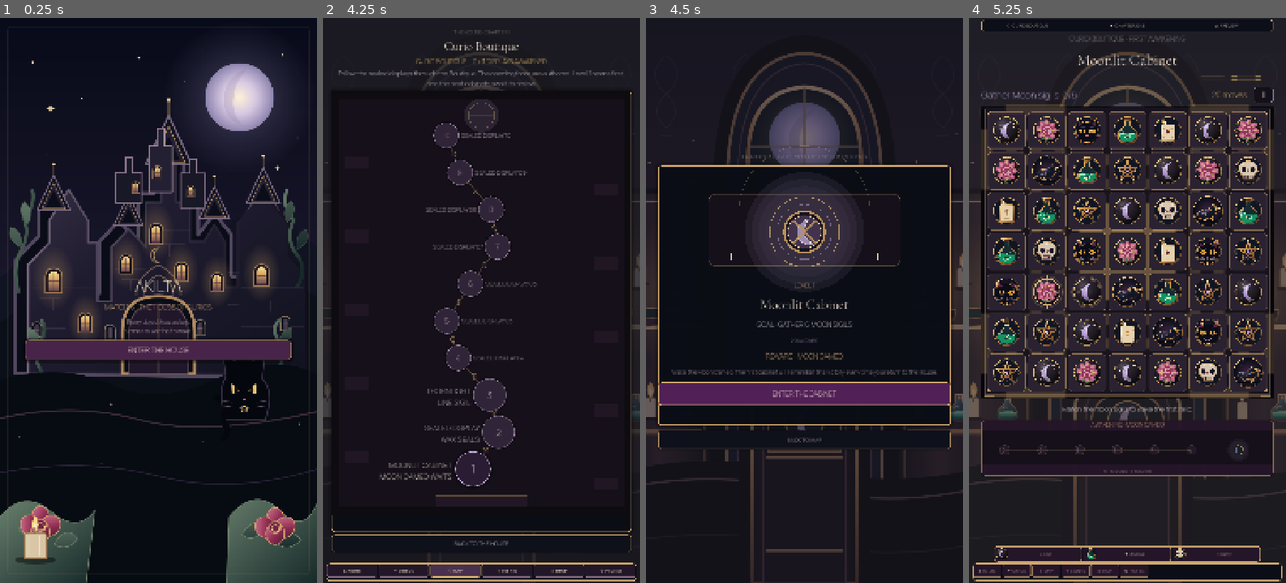
Above: before the commit, frames 1-4 (left to right).
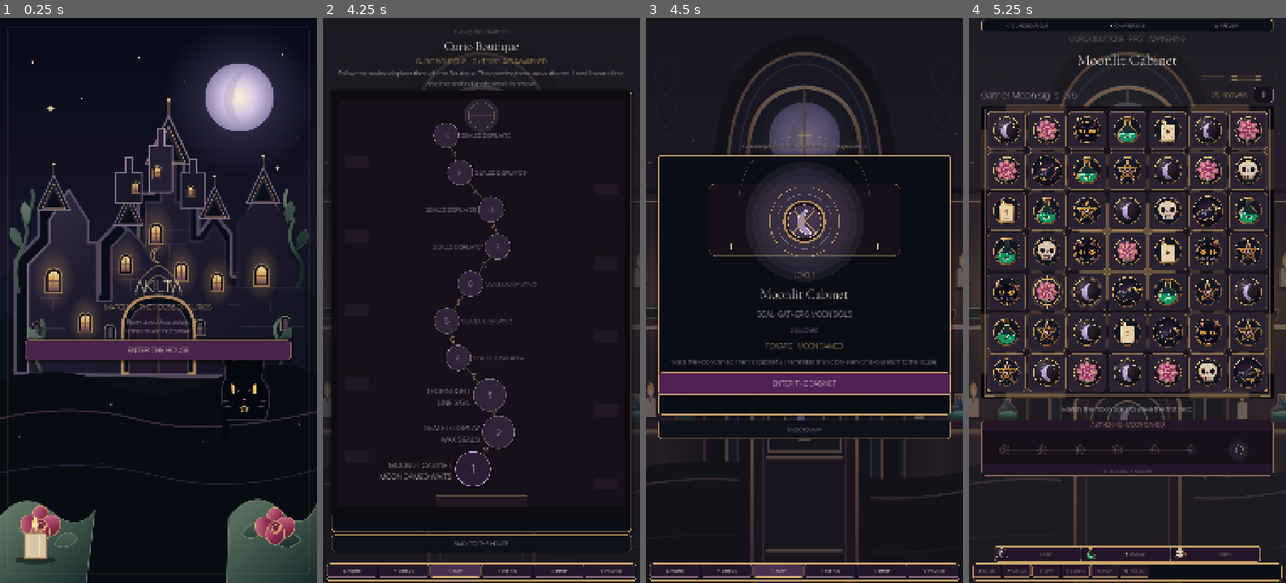
Above: after the commit, the same moments.

Repository: Jay-prodesign/akilta-match3
Game: Godot game, scene res://src/app/app_bootstrap.tscn
Same seed, same stepped clock (60 frames per second), same inputs: the game is played once before the commit and once after it.
Inputs:
- Up to frame 1 (0.25 s): no input
- Up to frame 2 (4.25 s): click "ENTER THE HOUSE" at 0.5 s; click "RELIQUARY · 0 / 3" at 1.25 s; click "⌂ HOUSE" at 2 s; click "OPEN CURIO MAP" at 2.75 s; click "CURIO BOUTIQUE Rare finds · L…" at 3.5 s
- Up to frame 3 (4.5 s): click "1" at 4.25 s
- Up to frame 4 (5.25 s): click "ENTER THE CABINET" at 5 s

Frames 1-2 are identical in both runs. In frame 3, 12% of the frame differs, in the area x 1-99%, y 20-100%; in frame 4, nothing differs.

Commit message:
product: keep shell navigation continuous through level prestart

Diff:
--- a/src/app/app_bootstrap.gd
+++ b/src/app/app_bootstrap.gd
@@ -104,8 +104,11 @@
 	var screen: Node = PrestartScene.instantiate()
 	_show_screen(screen)
 	if not screen.configure_level(level_number):
-		show_house()
-		return false
+		# PRESTART cannot jump directly to HOUSE. Recover through MAP so a
+		# malformed late-stage prestart cannot strand the player on a dead route.
+		_ensure_house_route()
+		return false
+	_install_product_navigation(screen, "map")
 	_pending_level_number = level_number
 	screen.back_requested.connect(_on_prestart_back)
 	screen.start_requested.connect(_on_prestart_start)
@@ -471,6 +474,11 @@
 		return false
 	if navigation.current() == NavigationScript.Route.HOUSE:
 		return true
+	# Most shell routes can return directly. PRESTART is intentionally stricter
+	# in NavigationController, so unwind one legal edge before entering HOUSE.
+	if navigation.current() == NavigationScript.Route.PRESTART:
+		if not navigation.go(NavigationScript.Route.MAP, {"via": "product_navigation"}):
+			return false
 	return show_house()
 
 func _on_shell_navigation_requested(section: String) -> void:
--- a/tests/integration/test_first_player_journey.gd
+++ b/tests/integration/test_first_player_journey.gd
@@ -64,6 +64,28 @@
 	await process_frame
 	_expect(str(app.current_route_name()) == "prestart", "Level 1 selection must open prestart")
 	var prestart = app.current_screen()
+	var prestart_nav = prestart.get_node_or_null("ProductNavigation")
+	_expect(prestart_nav != null, "prestart must keep the product bottom navigation available")
+	if prestart_nav != null:
+		var nav_house := prestart_nav.get_node_or_null("Scroll/Items/NavHouse") as Button
+		_expect(nav_house != null, "prestart bottom navigation must expose House")
+		if nav_house != null:
+			nav_house.emit_signal("pressed")
+			await process_frame
+			await process_frame
+			_expect(str(app.current_route_name()) == "house", "prestart House navigation must unwind safely without stranding the route")
+			_expect(app.show_chapters(), "House must reopen chapters after leaving prestart from bottom navigation")
+			await process_frame
+			app.current_screen().get_node("Layout/ChapterGrid/CurioBoutiqueButton").emit_signal("pressed")
+			await process_frame
+			var reopened_map = app.current_screen()
+			var reopened_level1: Button = reopened_map.get_level_button(1)
+			_expect(reopened_level1 != null and not reopened_level1.disabled, "Level 1 must remain selectable after prestart navigation recovery")
+			if reopened_level1 != null:
+				reopened_level1.emit_signal("pressed")
+				await process_frame
+			prestart = app.current_screen()
+			_expect(str(app.current_route_name()) == "prestart", "Level 1 prestart must reopen after shell navigation recovery")
 	var objective: Label = prestart.get_node("Layout/Card/Content/Objective")
 	_expect(objective.text == "GOAL · GATHER 6 MOON SIGILS", "prestart must reflect the canonical Level 1 collect-family objective")
 	var start_button: Button = prestart.get_node("Layout/Card/Content/Start")
Not shown, changed: .github/workflows/level1-web.yml
Not shown, changed: .github/workflows/p0-headless.yml
Not shown, changed: .github/workflows/p0-visual.yml
